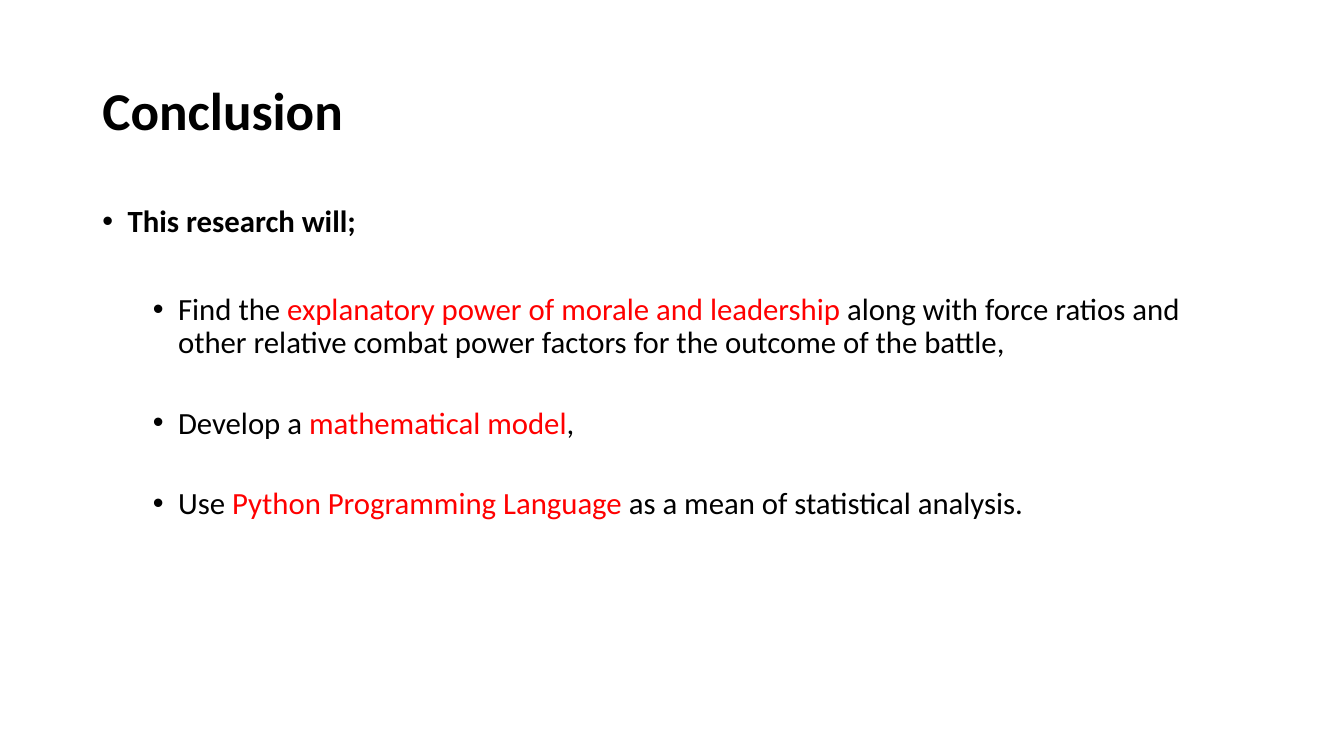
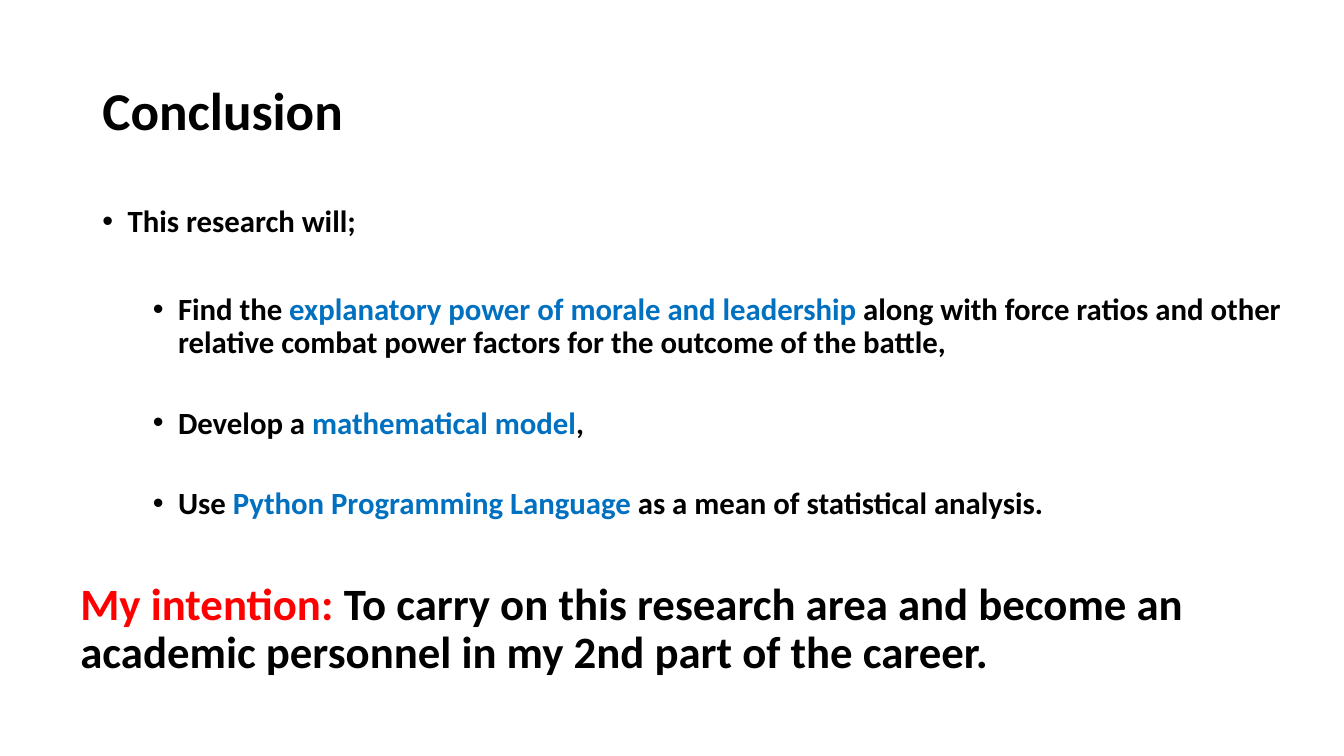
Before and after one commit to GurkanGitHub/PhD, a slide deck: slide 10 of PhD Discussion.pptx (slide 8 before the commit). Drawn at 1344x756 pixels with LibreOffice and Linux fonts; fonts in the diff are those of the drawing. Boxes give left, top, right and bottom in pixels: in the first picture for what was removed or moved away, otherwise in the second. Text is boxed around its words. In the diff, an @@ line names an element or a change of style, - is before the commit and + after.

```diff
--- a/PhD Discussion.pptx
+++ b/PhD Discussion.pptx
@@ text at bbox=[178, 298, 1281, 520]: text colour #FF0000 to #0070C0 in "explanatory power of morale and leadership", "mathematical model,", "Python Programming Language"; bold on @@
@@ text added at bbox=[80, 588, 1183, 675], 32 pt, text #000000, bold @@
+My intention: To carry on this research area and become an academic personnel in my 2nd part of the career.
```
Also in this commit, not shown: 6 other slides changed, 2 slides added, 1 other file.
